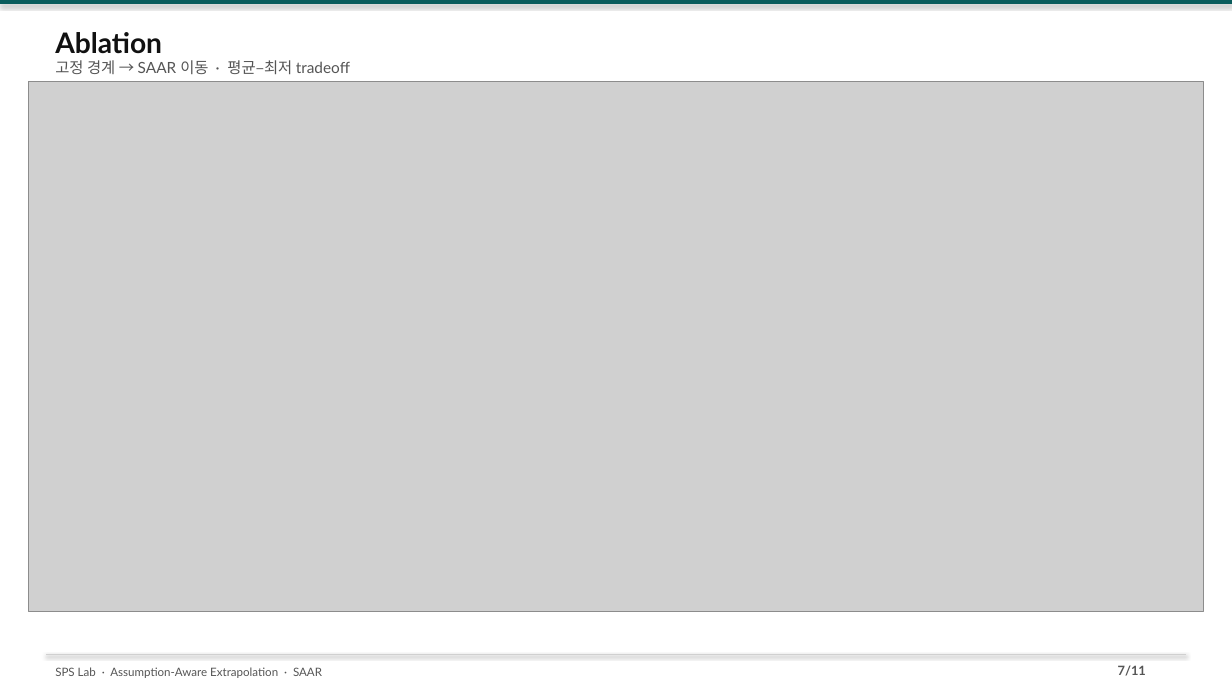
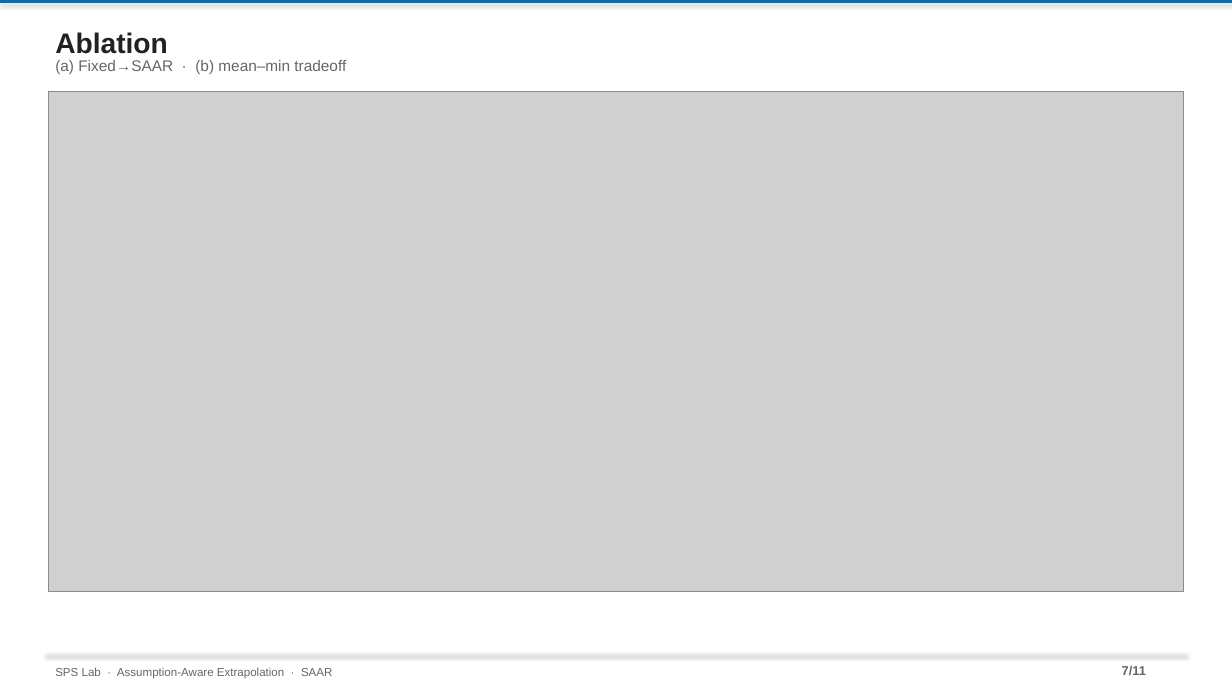
Before and after one commit to amumujs-create/pp_pae_total, a slide deck: slide 7 of output/PP_Research_Detailed_v2.pptx. Drawn at 1232x693 pixels with LibreOffice and Linux fonts; fonts in the diff are those of the drawing; grey boxes stand for pictures. Boxes give left, top, right and bottom in pixels: in the first picture for what was removed or moved away, otherwise in the second. Text is boxed around its words. In the diff, an @@ line names an element or a change of style, - is before the commit and + after.

```diff
--- a/output/PP_Research_Detailed_v2.pptx
+++ b/output/PP_Research_Detailed_v2.pptx
@@ rectangle at (0, 0, 1232, 3): fill #0A5C5C to #0072B2 @@
@@ text "Ablation" at (55, 32, 168, 54): font Lato to Arial, text colour #111111 to #222222 @@
@@ text at (55, 60, 346, 74): text changed; font Lato to Arial; text colour #555555 to #666666 @@
-고정 경계 → SAAR 이동 · 평균–최저 tradeoff
+(a) Fixed→SAAR · (b) mean–min tradeoff
@@ picture: place and size @@
-picture at (29, 82, 1203, 612)
+picture at (48, 91, 1184, 592)
@@ line (46, 654) - (1186, 654): stroke #D0D0D0 0.75 pt to #E8E8E8 0.75 pt @@
@@ text "7/11" at (1122, 665, 1146, 676): font Lato to Arial, text colour #555555 to #666666 @@
@@ text "SPS Lab · Assumption-Aware Extrapolation ..." at (55, 667, 332, 679): font Lato to Arial, text colour #555555 to #666666 @@
```
Also in this commit, not shown: 10 other slides changed, 17 other files.
